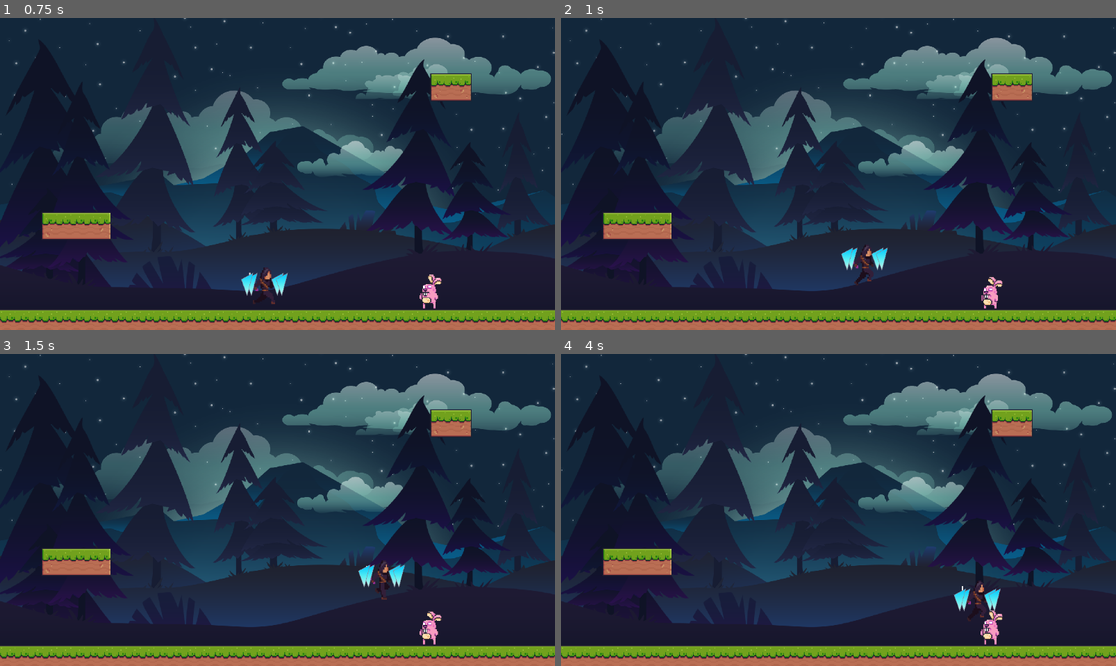
Above: before the commit, frames 1-4 (two rows, left to right).
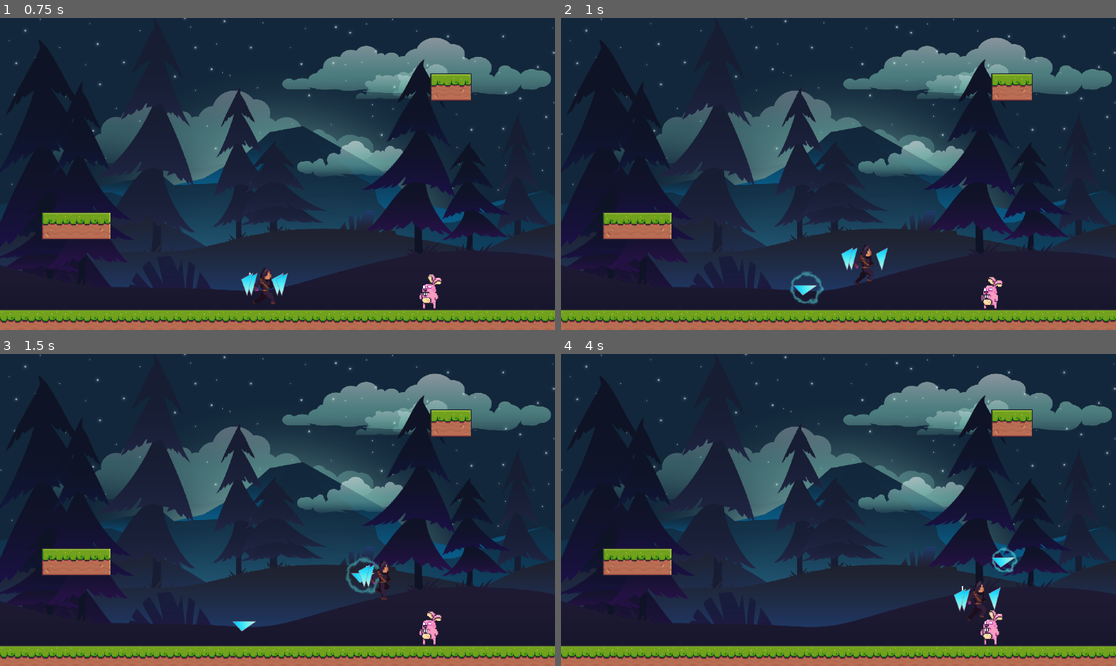
Above: after the commit, the same moments.

Repository: jbradlim08/MindBlade
Game: Godot game, scene res://Scene/level.tscn
Same seed, same stepped clock (60 frames per second), same inputs: the game is played once before the commit and once after it.
Inputs (mouse positions are in pixels of both pictures, inside the frame that each line leads up to):
- Up to frame 1 (0.75 s): tap Enter at 0.5 s; move the mouse to (244, 289) at 0.52 s; hold D (right) from 0.53 s (still down); hold Middle mouse button (middle-mouse) from 0.53 s (still down); click (244, 289) at 0.67 s
- Up to frame 2 (1 s): keep holding D (right); keep holding Middle mouse button (middle-mouse); tap Space (jump) at 0.77 s; right-click (805, 289) at 0.8 s
- Up to frame 3 (1.5 s): keep holding D (right); tap Space (jump) at 1.07 s; move the mouse to (360, 575) at 1.27 s; release Middle mouse button (middle-mouse) at 1.28 s; right-click (360, 575) at 1.35 s; click (360, 575) at 1.42 s
- Up to frame 4 (4 s): tap Space (jump) at 1.52, 1.82, 2.3, 2.85, 3.02, 3.32, 3.77 s; tap Shift at 1.55, 2.1 s; move the mouse to (966, 625) at 2.02 s; release D (right) at 2.03 s; hold A (left) 2.03-2.78 s; click (966, 625) at 2.17 s; move the mouse to (849, 606) at 2.77 s; hold D (right) from 2.78 s (still down); click (849, 606) at 2.92 s; tap Middle mouse button (middle-mouse) at 3.05 s; move the mouse to (1005, 556) at 3.52 s; hold Middle mouse button (middle-mouse) from 3.53 s (still down); click (1005, 556) at 3.67 s; right-click (1005, 556) at 3.8 s

Frame 1 is identical in both runs. In frame 2, 0.3% of the frame differs, in the area x 41-59%, y 73-92%; in frame 3, 0.4%, in the area x 41-73%, y 65-89%; in frame 4, 0.3%.
Error before the commit: Invalid call. Nonexistent function 'init_throw' in base 'Node2D (Blade)'. (res://character/vier/vier.gd:28)

Commit message:
Revert back to the normal mechanism for BasePlayer

Diff:
--- a/character/base_player.gd
+++ b/character/base_player.gd
@@ -32,10 +32,10 @@
 func _ready() -> void:
 	add_to_group(Constants.PLAYER_GROUP)
 
-func _unhandled_input(event: InputEvent) -> void:
-	if event is InputEventMouseButton:
-		if event.button_index == MOUSE_BUTTON_RIGHT and event.pressed:
-			set_state(PlayerState.THROW)
+#func _unhandled_input(event: InputEvent) -> void:
+	#if event is InputEventMouseButton:
+		#if event.button_index == MOUSE_BUTTON_RIGHT and event.pressed:
+			#set_state(PlayerState.THROW)
 
 func _physics_process(delta: float) -> void:
 	get_dir_input()
@@ -96,20 +96,21 @@
 		anim.offset = -offset
 
 func update_state() -> void:
-	#if is_attacking:
-		#change_state(PlayerState.ATTACK)
-		#return
+	if is_on_floor():
+		if dir != 0:
+			set_state(PlayerState.RUN)
+		else:
+			set_state(PlayerState.IDLE)
+
 	if not is_on_floor():
 		if velocity.y < 0:
 			set_state(PlayerState.JUMP)
 		else:
 			set_state(PlayerState.FALL)
-		return
 
-	if dir != 0:
-		set_state(PlayerState.RUN)
-	else:
-		set_state(PlayerState.IDLE)
+	if Input.is_action_just_pressed("right-click"):
+		print('right here')
+		set_state(PlayerState.THROW)
 
 
 func set_state(new_state: PlayerState) -> void:
@@ -117,7 +118,7 @@
 		return
 
 	cur_state = new_state
-
+	print(PlayerState.keys()[cur_state])
 	match cur_state:
 		PlayerState.IDLE:
 			idle()
@@ -134,19 +135,19 @@
 
 # one-time assignment
 func idle() -> void:
-	velocity = Vector2.ZERO
+	anim.play("idle")
 
 func run() -> void:
-	pass
+	anim.play("run")
 
 func jump() -> void:
-	pass
+	anim.play("jump")
 
 func fall() -> void:
-	pass
+	anim.play("fall")
 
 func attack() -> void:
-	pass
+	anim.play("attack")
 
 func throw() -> void:
 	pass
--- a/character/vier/vier.gd
+++ b/character/vier/vier.gd
@@ -7,27 +7,8 @@
 func _physics_process(delta: float) -> void:
 	super(delta)
 
-func idle() -> void:
-	anim.play("idle")
-
-func run() -> void:
-	anim.play("run")
-
-func jump() -> void:
-	anim.play("jump")
-
-func fall() -> void:
-	anim.play("fall")
-
-func attack() -> void:
-	anim.play("attack")
-
 func throw() -> void:
 	for blade in blades:
 		if blade.cur_state == Blade.BladeState.ORBIT:
-			blade.init_throw(get_global_mouse_position())
-			set_state(PlayerState.IDLE)
+			blade.set_target(get_global_mouse_position())
 			return
-
-	print("No blade available")
-	set_state(PlayerState.IDLE)
--- a/project.godot
+++ b/project.godot
@@ -72,6 +72,11 @@
 "events": [Object(InputEventMouseButton,"resource_local_to_scene":false,"resource_name":"","device":-1,"window_id":0,"a …(258 unchanged characters)…
 ]
 }
+right-click={
+"deadzone": 0.2,
+"events": [Object(InputEventMouseButton,"resource_local_to_scene":false,"resource_name":"","device":-1,"window_id":0,"alt_pressed":false,"shift_pressed":false,"ctrl_pressed":false,"meta_pressed":false,"button_mask":2,"position":Vector2(396, 18),"global_position":Vector2(408, 78),"factor":1.0,"button_index":2,"canceled":false,"pressed":true,"double_click":false,"script":null)
+]
+}
 
 [layer_names]
 
